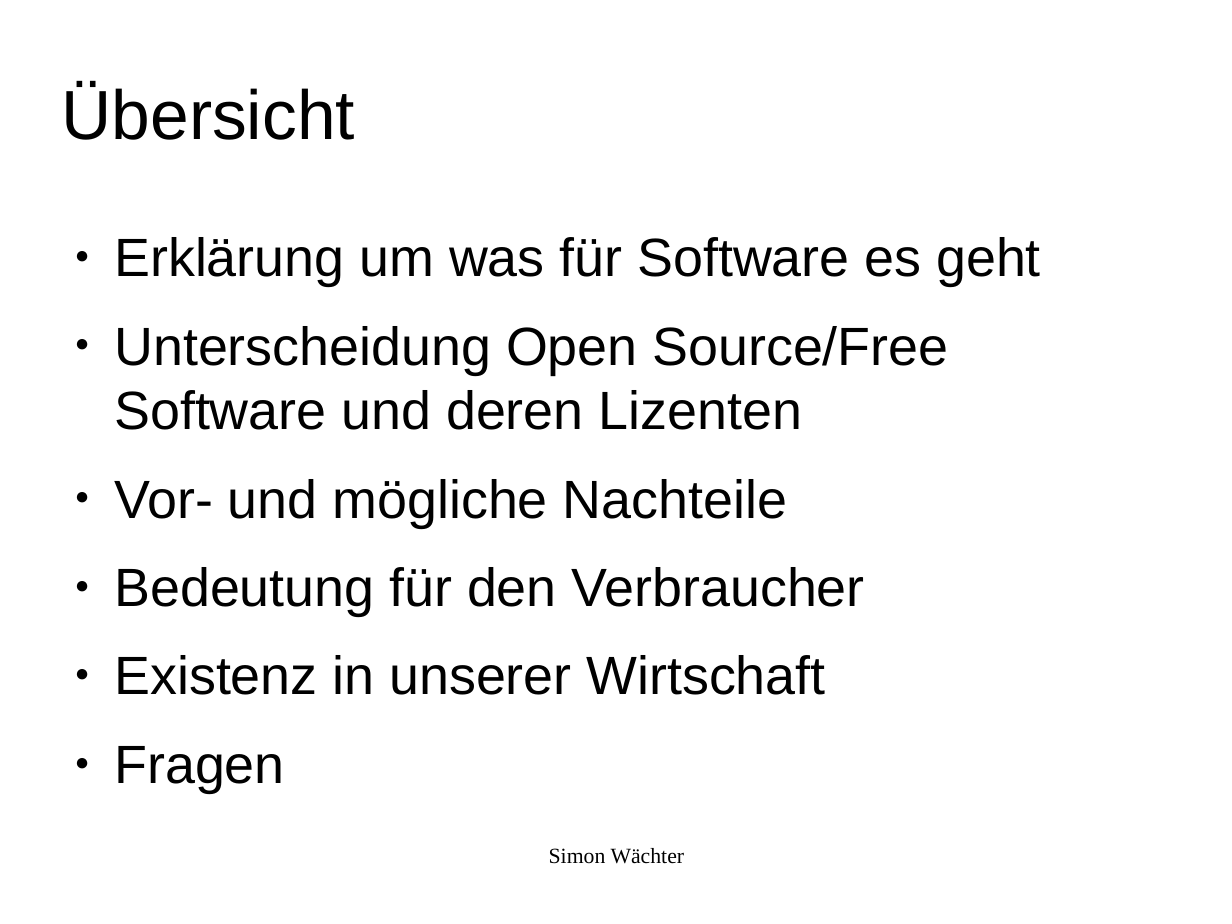
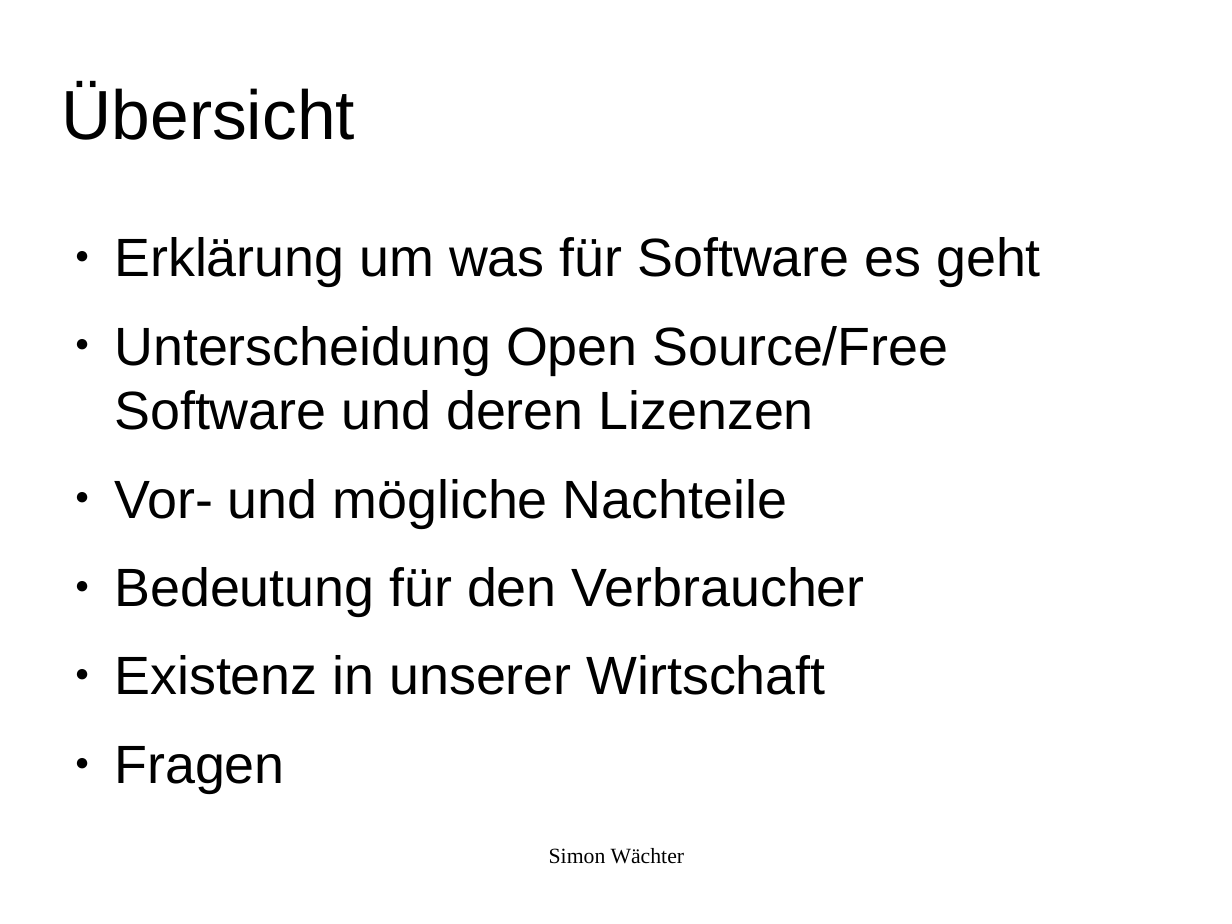
Before and after one commit to swaechter/presentations, a slide deck: slide 4 of 2014_05_10_Ubucon_2014/Freie_Software_Was_ist_das.odp. Drawn at 1232x924 pixels with LibreOffice and Linux fonts; fonts in the diff are those of the drawing; background and template pictures are left out. Boxes give left, top, right and bottom in pixels: in the first picture for what was removed or moved away, otherwise in the second. Text is boxed around its words. In the diff, an @@ line names an element or a change of style, - is before the commit and + after.

```diff
--- a/2014_05_10_Ubucon_2014/Freie_Software_Was_ist_das.odp
+++ b/2014_05_10_Ubucon_2014/Freie_Software_Was_ist_das.odp
@@ text at bbox=[114, 326, 949, 430]: text changed @@
-● Unterscheidung Open Source/Free Software und deren Lizenten
+● Unterscheidung Open Source/Free Software und deren Lizenzen
```
Also in this commit, not shown: 3 other slides changed.
